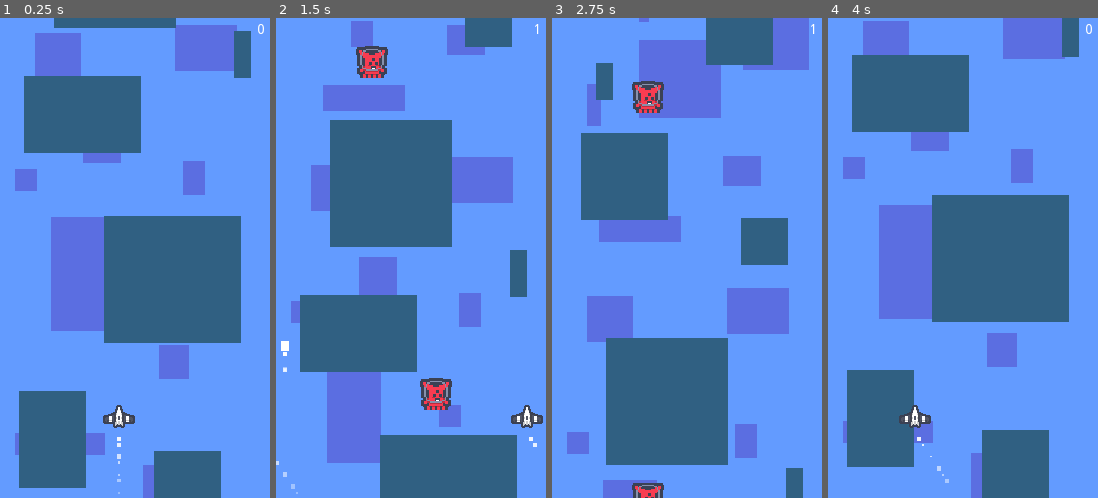
Above: before the commit, frames 1-4 (left to right).
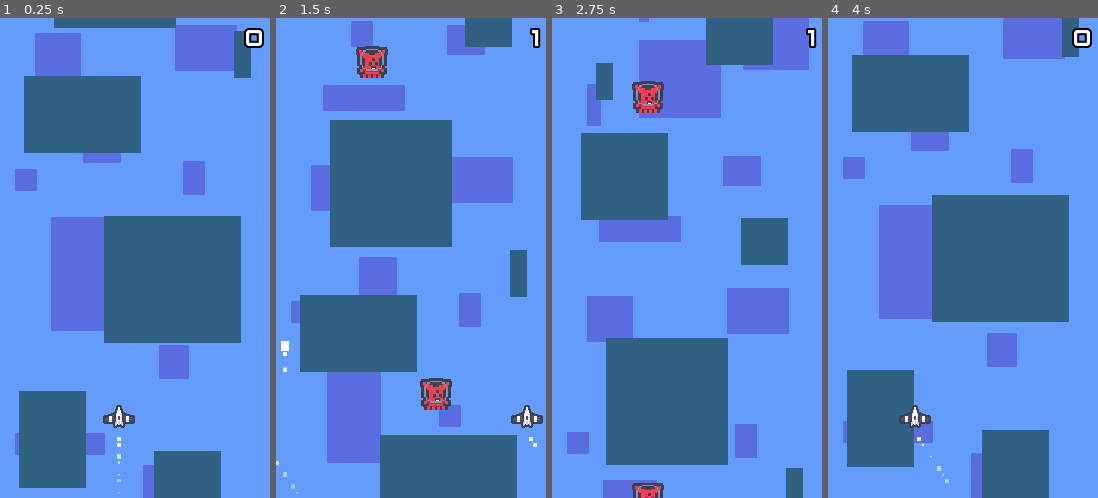
Above: after the commit, the same moments.

Repository: elektito/reverse-streak
Game: Godot game, scene res://Game.tscn
Same seed, same stepped clock (60 frames per second), same inputs: the game is played once before the commit and once after it.
Inputs:
- Up to frame 1 (0.25 s): no input
- Up to frame 2 (1.5 s): hold Right (right) 0.53-1.28 s; tap Space (shoot) at 0.6, 1.35 s; hold Left (left) from 1.28 s (still down)
- Up to frame 3 (2.75 s): release Left (left) at 2.03 s; hold Right (right) from 2.03 s (still down); tap Space (shoot) at 2.1 s
- Up to frame 4 (4 s): tap Space (shoot) at 2.85, 3.6 s; release Right (right) at 3.53 s; hold Left (left) from 3.53 s (still down)

The runs differ from the first frame. In frame 1, 0.3% of the frame differs, in the area x 90-98%, y 1-7%; in frame 2, 0.1%; in frame 3, 0.1%; in frame 4, 0.3%.

Commit message:
Change score font

Diff:
--- a/Game.tscn
+++ b/Game.tscn
@@ -8,6 +8,14 @@
 [ext_resource path="res://assets/shoot1.wav" type="AudioStream" id=6]
 [ext_resource path="res://assets/space-fighter-loop.ogg" type="AudioStream" id=7]
 [ext_resource path="res://ScreenShake.tscn" type="PackedScene" id=8]
+[ext_resource path="res://assets/Kenney Space.ttf" type="DynamicFontData" id=9]
+
+[sub_resource type="DynamicFont" id=1]
+outline_size = 2
+outline_color = Color( 0, 0, 0, 1 )
+use_mipmaps = true
+use_filter = true
+font_data = ExtResource( 9 )
 
 [node name="Game" type="Control"]
 anchor_right = 1.0
@@ -71,6 +79,7 @@
 margin_top = 5.0
 margin_right = 265.0
 margin_bottom = 20.0
+custom_fonts/font = SubResource( 1 )
 text = "0"
 align = 2
 __meta__ = {
Not shown: 1 places in Game.tscn that only renumber resources
Binary file added: assets/Kenney Space.ttf
Not shown, changed: licenses.txt
